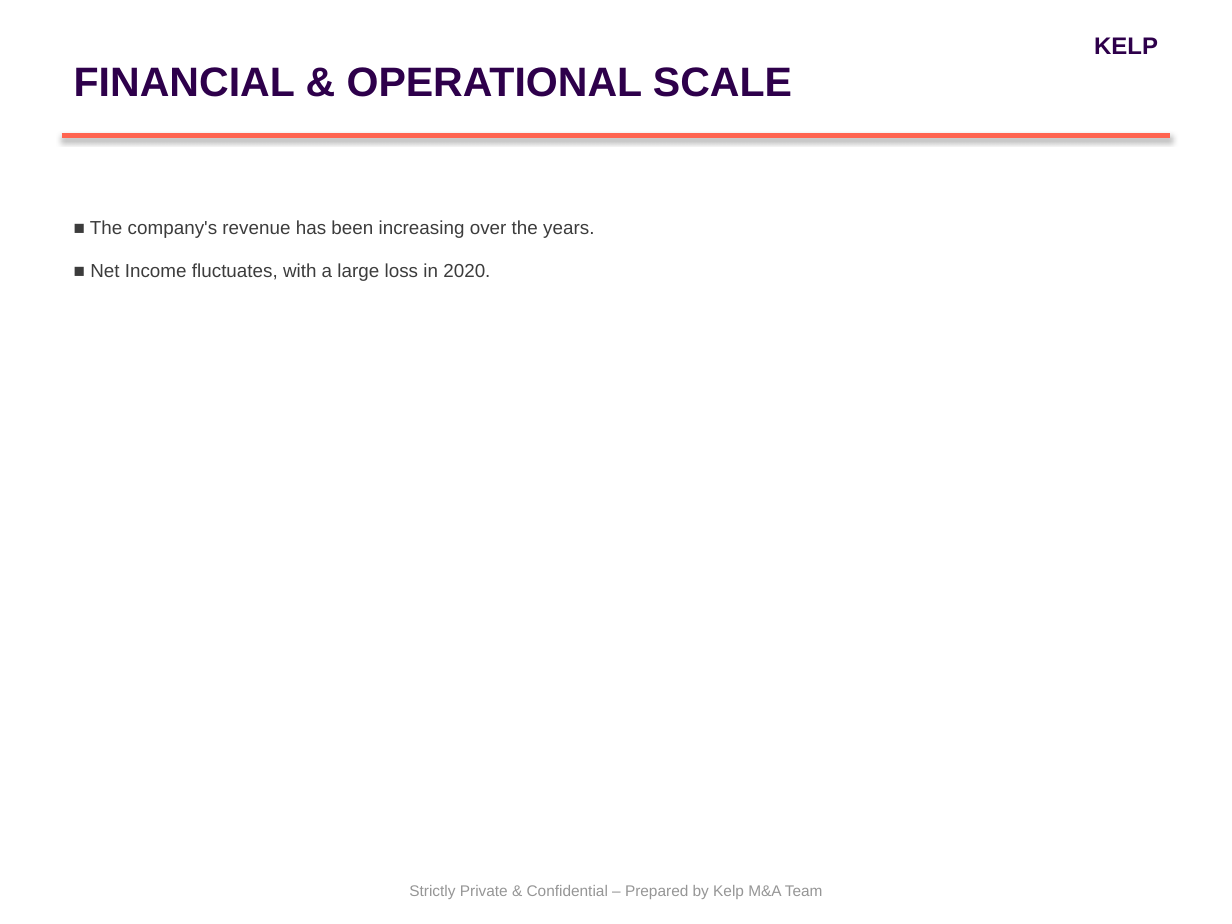
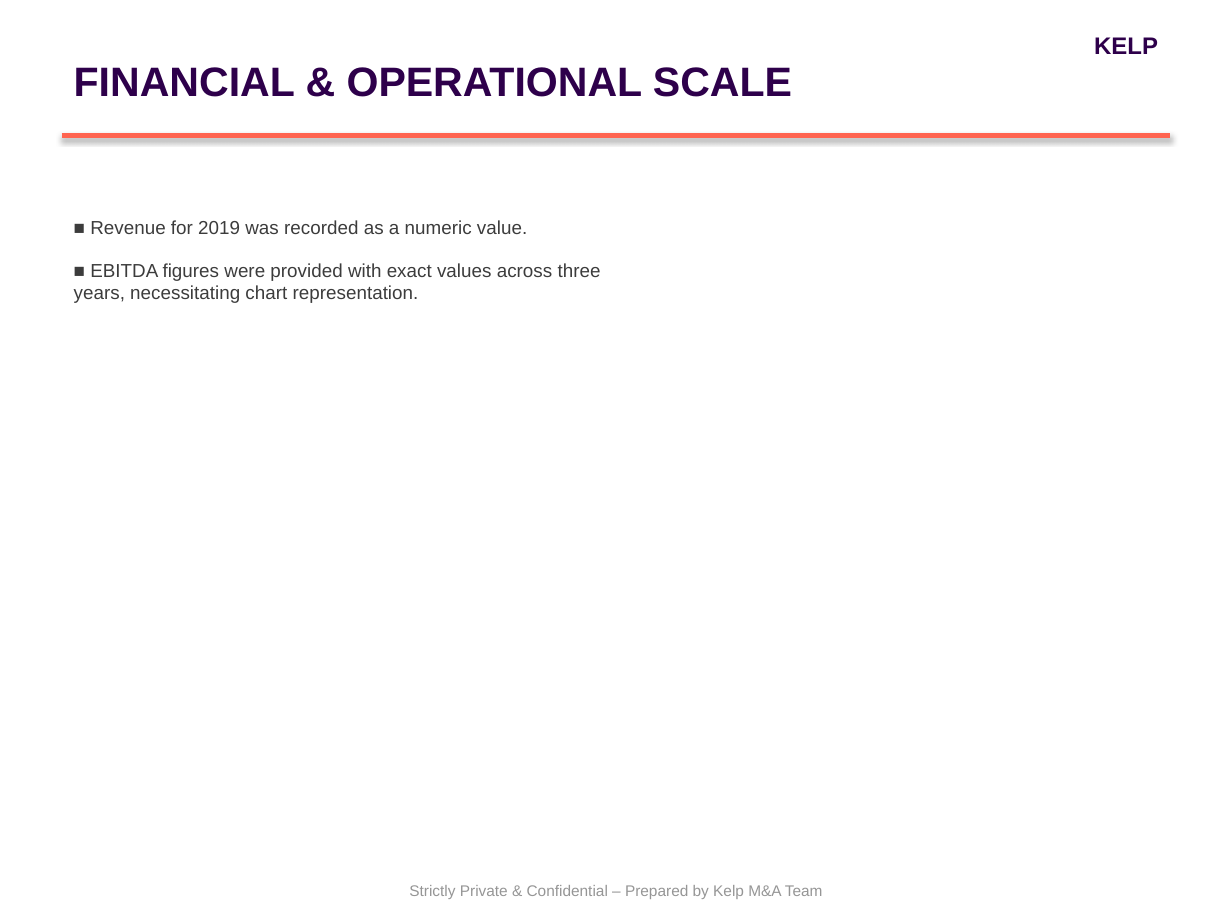
Before and after one commit to PiyushiAnand/Doc_to_PPT, a slide deck: slide 3 of Blind_Teaser_Gati_Final.pptx. Drawn at 1232x924 pixels with LibreOffice and Linux fonts; fonts in the diff are those of the drawing. Boxes give left, top, right and bottom in pixels: in the first picture for what was removed or moved away, otherwise in the second. Text is boxed around its words. In the diff, an @@ line names an element or a change of style, - is before the commit and + after.

```diff
--- a/Blind_Teaser_Gati_Final.pptx
+++ b/Blind_Teaser_Gati_Final.pptx
@@ text at (74,220,601,303): text changed @@
-■ The company's revenue has been increasing over the years.
-■ Net Income fluctuates, with a large loss in 2020.
+■ Revenue for 2019 was recorded as a numeric value.
+■ EBITDA figures were provided with exact values across three years, necessitating chart representation.
```
Also in this commit, not shown: 2 other slides changed, 14 other files.
